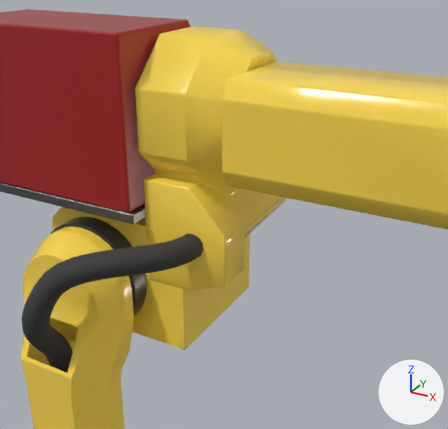
The Blender file robots/robot_welding.blend, before and after one commit.
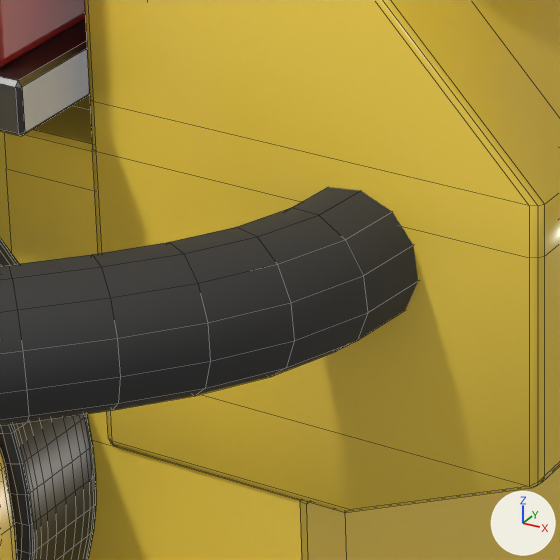
Each version is shown from a camera (50 mm lens) standing at (0.6301, -0.645, 1.5176) and looking at (0.3212, -0.0833, 1.2367), then close up on the part from 29% to 51% of the width and 47% to 70% of the height. Every picture has the same lights, and +X, +Y and +Z are marked at lower right. The close-ups show mesh edges as thin lines.
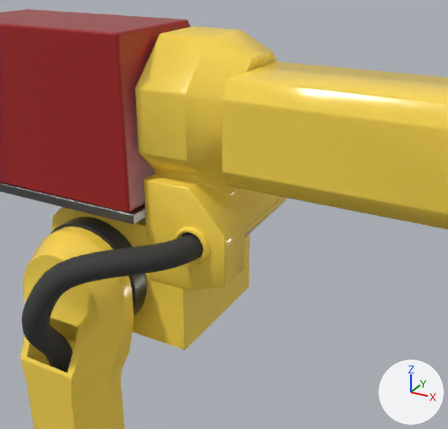
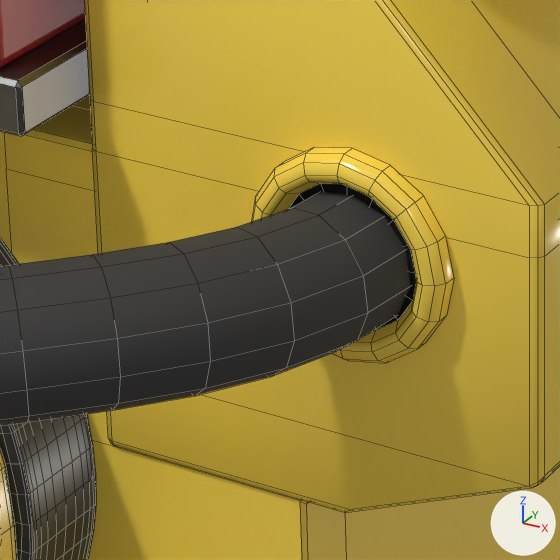
What differs and where, as boxes (x1, y1, x2, y2) in the close-ups (560 x 560 px):
'Torus', added (yellow)
    after: (251, 147, 454, 363)
    faces in mat_body (yellow #ffdb50): (251, 147, 454, 363)
    faces in mat_material_003 (black #1a1a1a): (288, 183, 417, 330)

What changed in the scene script:
```text
Add me_torus:
    me_torus.from_pydata(...)  # 112 vertices, 97 faces; spans x -1.08..1.08, y -1.08..1.08, z -0.31..-0.03
    me_torus.polygons.foreach_set('use_smooth', [True] * 97)
    # faces by material slot: [80, 17]
    me_torus.materials.append(mat_body)  # yellow #ffdb50
    me_torus.materials.append(mat_material_003)  # black #1a1a1a
Add ob_torus:
    ob_torus = bpy.data.objects.new('Torus', me_torus)
    ob_torus.parent = ob_j3
    ob_torus.matrix_parent_inverse = Matrix(((1.0, 0.0, -0.000316, -0.154), (0.0, 0.944, 0.0, 0.114), (0.000316, 0.0, 1.0, -1.134), (0.0, 0.0, 0.0, 1.0)))
    ob_torus.location = (0.295, -0.117, 1.204)
    ob_torus.rotation_euler = (1.571, 0.0, 0.0)  # degrees (90, 0, 0)
    ob_torus.scale = (0.0213, 0.0213, 0.0213)
```
